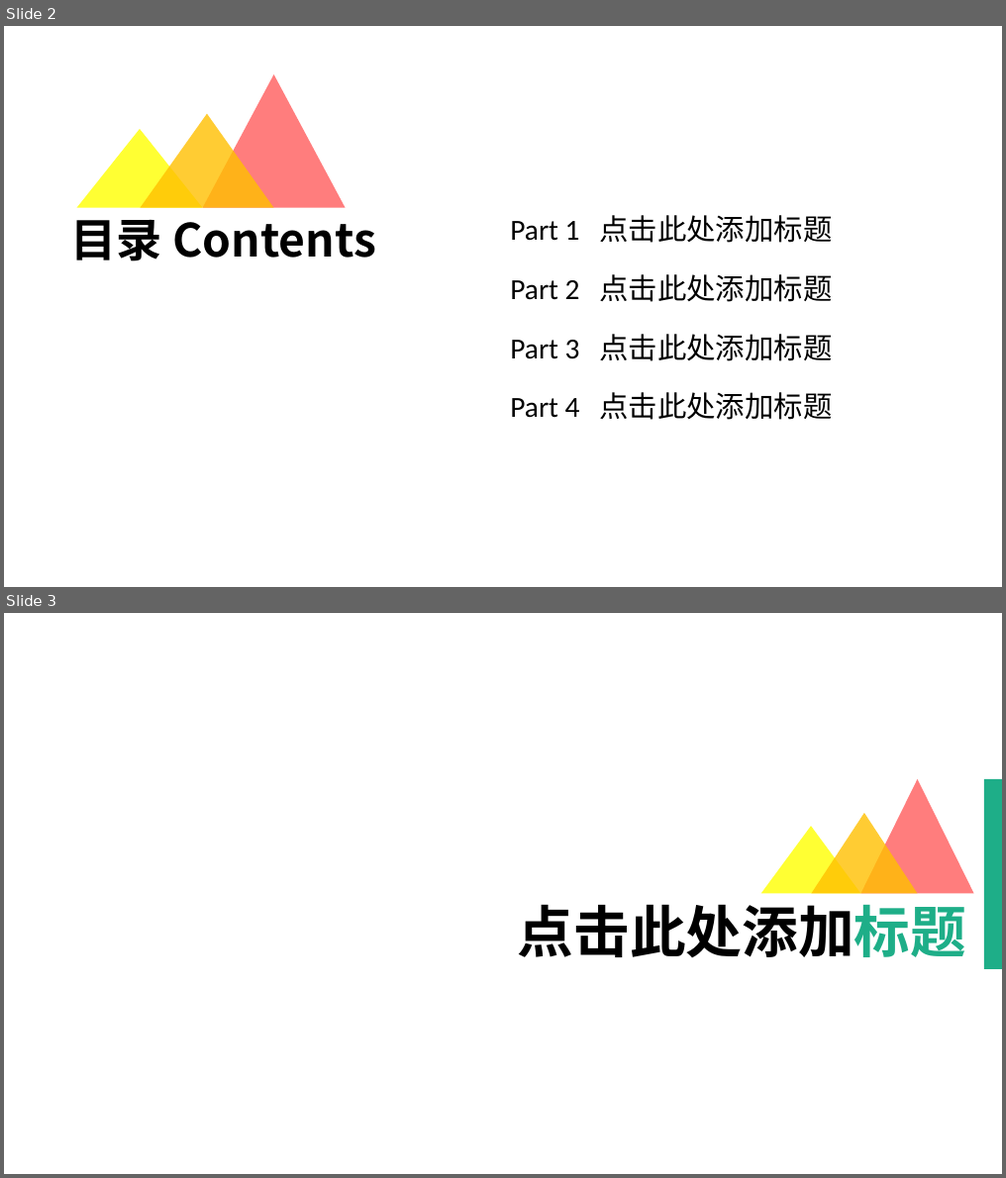
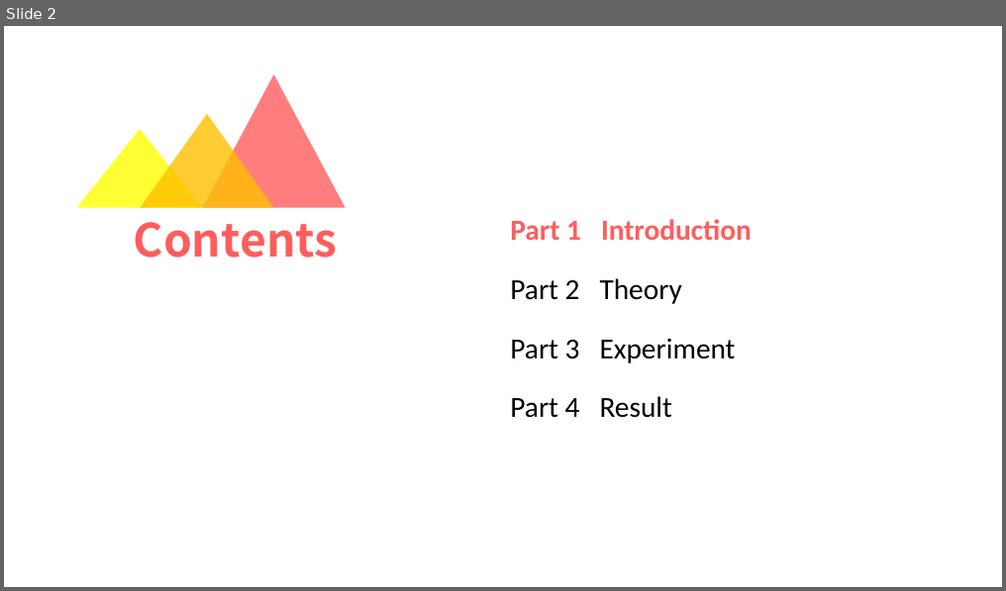
Before and after one commit to lucasxlu/CVLH, a slide deck: src/main/python/report_result/GovReport.pptx. Shown one above the other, each under a label of ours: slides 2 and 3 before the commit, slide 2 after it. The pictures are 1006x1178 and 1006x591 pixels, drawn with LibreOffice and Linux fonts; fonts in the diff are those of the drawing. Boxes give left, top, right and bottom in pixels: in the first picture for what was removed or moved away, otherwise in the second. Text is boxed around its words. In the diff, an @@ line names an element or a change of style, - is before the commit and + after.

```diff
--- a/src/main/python/report_result/GovReport.pptx
+++ b/src/main/python/report_result/GovReport.pptx
@@ slide 3 removed at [4, 613, 1002, 1174], background #FFFFFF @@
@@ triangle removed at [861, 779, 974, 894] @@
@@ rectangle removed at [984, 779, 1002, 969] @@
@@ triangle removed at [812, 813, 918, 894] @@
@@ triangle removed at [761, 827, 860, 894] @@
@@ text removed at [518, 904, 967, 958] @@
-点击此处添加标题
@@ slide 2 changed as well @@
@@ text at [134, 222, 338, 258]: text changed; text colour #000000 to #FF5D5D @@
-目录 Contents
+Contents
@@ text at [510, 219, 751, 240]: text changed; text colour #000000 to #FF5D5D; bold on @@
-Part 1 点击此处添加标题
+Part 1 Introduction
@@ text at [510, 278, 682, 304]: text changed @@
-Part 2 点击此处添加标题
+Part 2 Theory
@@ text at [510, 339, 736, 364]: text changed @@
-Part 3 点击此处添加标题
+Part 3 Experiment
@@ text at [510, 396, 672, 418]: text changed @@
-Part 4 点击此处添加标题
+Part 4 Result
```
Also in this commit, not shown: 4 other slides changed, 13 slides added, 8 other slides removed, 24 other files.
